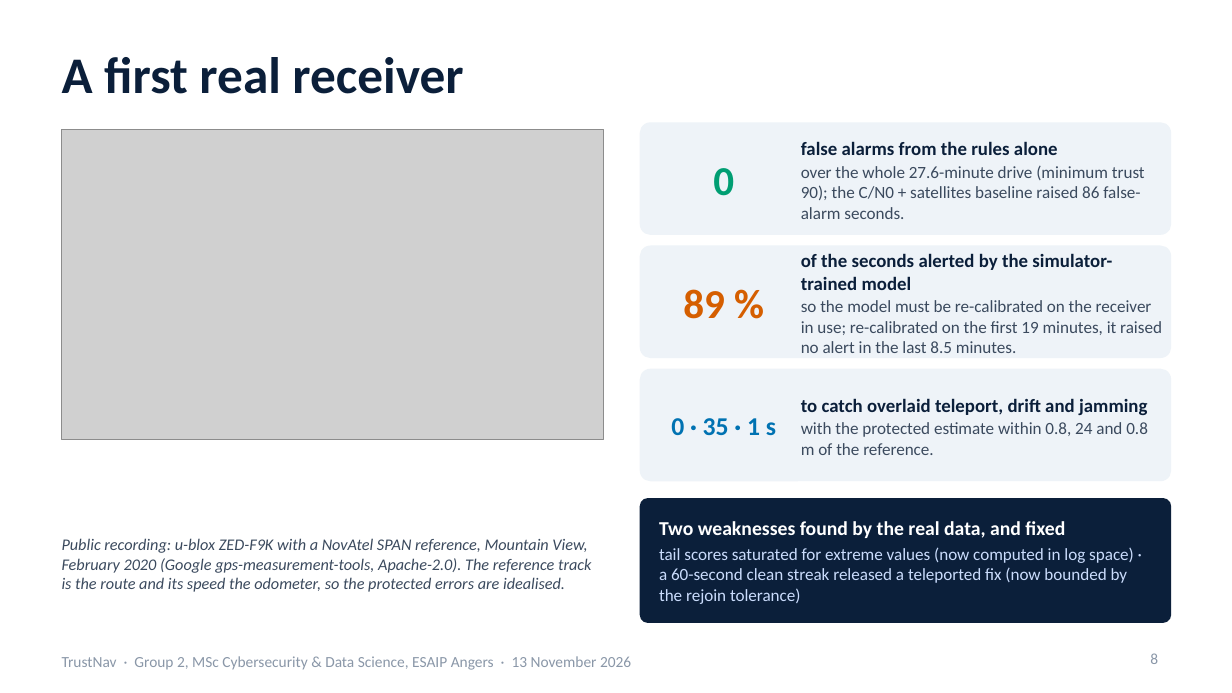
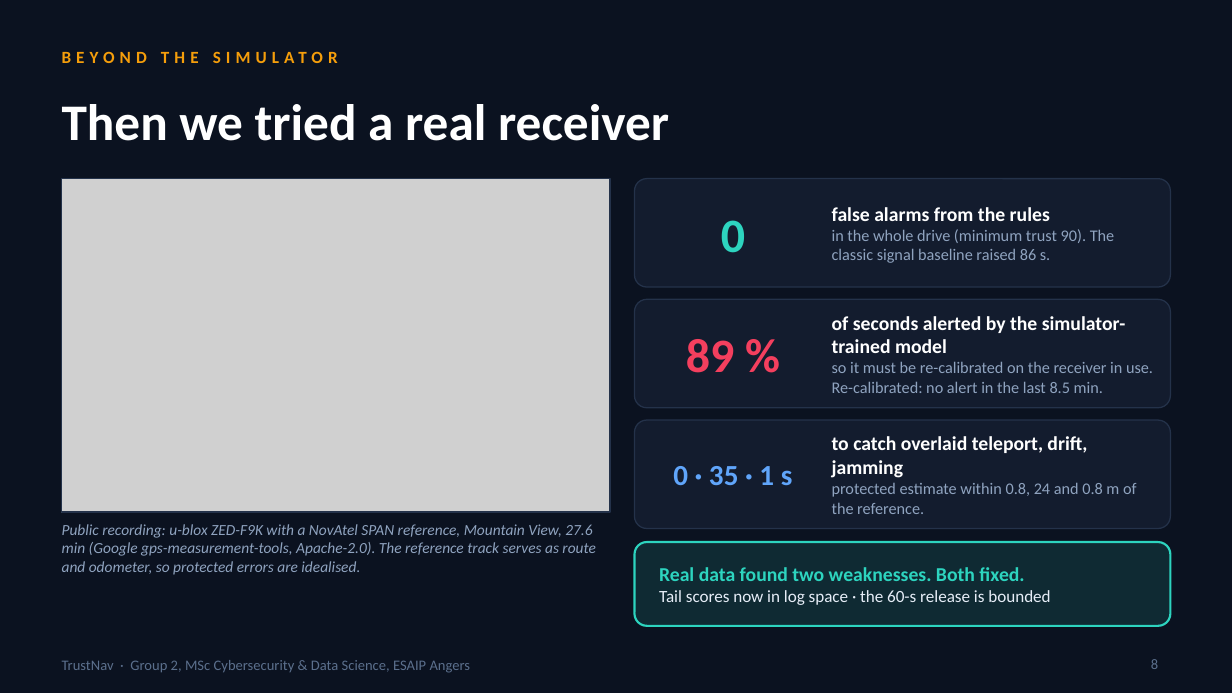
Before and after one commit to domail2karandeshmukh-cyber/trustnav, a slide deck: slide 8 of presentation/TrustNav_oral_deck.pptx. Drawn at 1232x693 pixels with LibreOffice and Linux fonts; fonts in the diff are those of the drawing; grey boxes stand for pictures. Boxes give left, top, right and bottom in pixels: in the first picture for what was removed or moved away, otherwise in the second. Text is boxed around its words. In the diff, an @@ line names an element or a change of style, - is before the commit and + after.

```diff
--- a/presentation/TrustNav_oral_deck.pptx
+++ b/presentation/TrustNav_oral_deck.pptx
@@ background #FFFFFF to #0B1220 @@
@@ text added at box(62, 47, 1170, 78), 10 pt, text #F59E0B, bold @@
+BEYOND THE SIMULATOR
@@ title at box(62, 104, 669, 141): text changed; text colour #0B1F3A to #FFFFFF @@
-A first real receiver
+Then we tried a real receiver
@@ picture: place and size @@
-picture at box(62, 129, 604, 440)
+picture at box(62, 179, 610, 513)
@@ rectangle added at box(62, 179, 610, 513), outline #24324A 1 pt @@
@@ fill #EEF3F8 to #131C2E; outline #EEF3F8 1 pt to #24324A 0.75 pt; proportions changed in 3 elements at box(634, 420, 1170, 529), box(634, 299, 1170, 408), box(634, 179, 1170, 287) @@
@@ rounded rectangle: place and size @@
-rounded rectangle at box(641, 123, 1170, 234)
+rounded rectangle at box(634, 179, 1170, 287)
@@ text "0": place and size @@
-text "0" at box(713, 168, 734, 196)
+text "0" at box(721, 220, 745, 253)
@@ text "0" at box(721, 220, 745, 253): size 24 to 28 pt, text colour #009E73 to #2DD4BF @@
@@ text at box(832, 207, 1115, 263): text changed; size 10 to 9.5 pt; text colour #3B4A5E to #8FA3BF @@
-false alarms from the rules alone
-over the whole 27.6-minute drive (minimum trust 90); the C/N0 + satellites baseline raised 86 false-alarm seconds.
+false alarms from the rules
+in the whole drive (minimum trust 90). The classic signal baseline raised 86 s.
@@ rounded rectangle: place and size @@
-rounded rectangle at box(641, 246, 1170, 357)
+rounded rectangle at box(634, 299, 1170, 408)
@@ text "89 %": place and size @@
-text "89 %" at box(683, 289, 725, 319)
+text "89 %" at box(686, 339, 734, 373)
@@ text "89 %" at box(686, 339, 734, 373): size 24 to 28 pt, text colour #D55E00 to #F43F5E @@
@@ text at box(832, 316, 1153, 393): text changed; size 10 to 9.5 pt; text colour #3B4A5E to #8FA3BF @@
-of the seconds alerted by the simulator-trained model
-so the model must be re-calibrated on the receiver in use; re-calibrated on the first 19 minutes, it raised no alert in the last 8.5 minutes.
+of seconds alerted by the simulator-trained model
+so it must be re-calibrated on the receiver in use. Re-calibrated: no alert in the last 8.5 min.
@@ rounded rectangle: place and size @@
-rounded rectangle at box(641, 370, 1170, 480)
+rounded rectangle at box(634, 420, 1170, 529)
@@ text "0 · 35 · 1 ...": place and size @@
-text "0 · 35 · 1 ..." at box(671, 418, 776, 435)
+text "0 · 35 · 1 ..." at box(673, 466, 793, 485)
@@ text "0 · 35 · 1 ..." at box(673, 466, 793, 485): size 15 to 17 pt, text colour #0072B2 to #60A5FA @@
@@ text at box(832, 436, 1137, 514): text changed; size 10 to 9.5 pt; text colour #3B4A5E to #8FA3BF @@
-to catch overlaid teleport, drift and jamming
-with the protected estimate within 0.8, 24 and 0.8 m of the reference.
+to catch overlaid teleport, drift, jamming
+protected estimate within 0.8, 24 and 0.8 m of the reference.
@@ text at box(62, 524, 595, 575): text changed; size 9.5 to 9 pt; text colour #3B4A5E to #8FA3BF @@
-Public recording: u-blox ZED-F9K with a NovAtel SPAN reference, Mountain View, February 2020 (Google gps-measurement-tools, Apache-2.0). The reference track is the route and its speed the odometer, so the protected errors are idealised.
+Public recording: u-blox ZED-F9K with a NovAtel SPAN reference, Mountain View, 27.6 min (Google gps-measurement-tools, Apache-2.0). The reference track serves as route and odometer, so protected errors are idealised.
@@ text "Public recording: u-blox ZED-F9K with ..." at box(62, 524, 595, 575): vertical alignment middle to top @@
@@ rounded rectangle: place and size @@
-rounded rectangle at box(641, 499, 1170, 622)
+rounded rectangle at box(634, 542, 1170, 626)
@@ rounded rectangle at box(634, 542, 1170, 626): fill #0B1F3A to #0F2A33; outline #0B1F3A 1 pt to #2DD4BF 1.25 pt; proportions changed @@
@@ text at box(659, 567, 1050, 605): text changed; text colour #CADCFC to #E6EDF7 @@
-Two weaknesses found by the real data, and fixed
-tail scores saturated for extreme values (now computed in log space) · a 60-second clean streak released a teleported fix (now bounded by the rejoin tolerance)
+Real data found two weaknesses. Both fixed.
+Tail scores now in log space · the 60-s release is bounded
@@ page number at box(1151, 659, 1158, 669): size 9 to 8.5 pt, text colour #8A97A8 to #5B6F8C @@
@@ text at box(62, 660, 471, 673): text changed; size 9 to 8.5 pt; text colour #8A97A8 to #5B6F8C @@
-TrustNav · Group 2, MSc Cybersecurity & Data Science, ESAIP Angers · 13 November 2026
+TrustNav · Group 2, MSc Cybersecurity & Data Science, ESAIP Angers
```
Also in this commit, not shown: 9 other slides changed, 2 other files.
